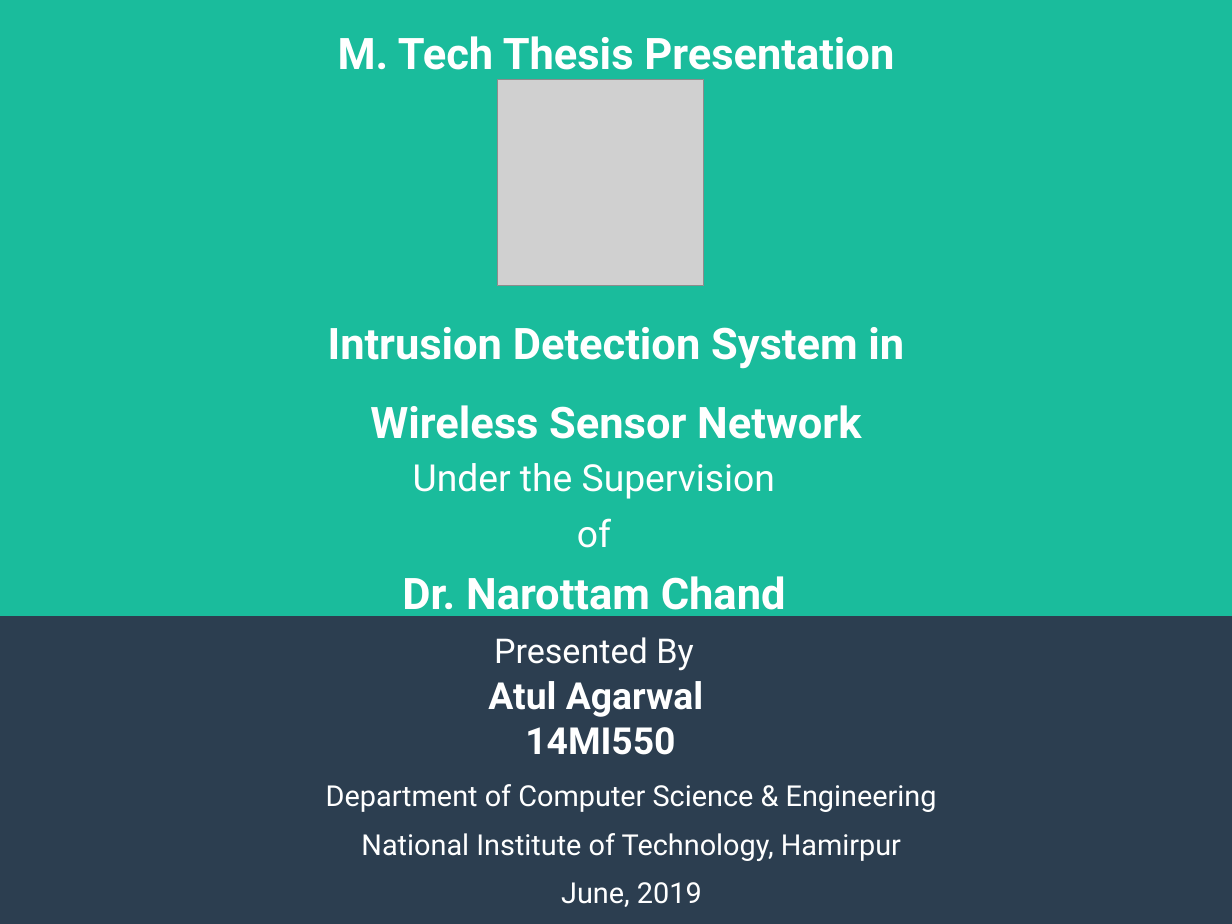
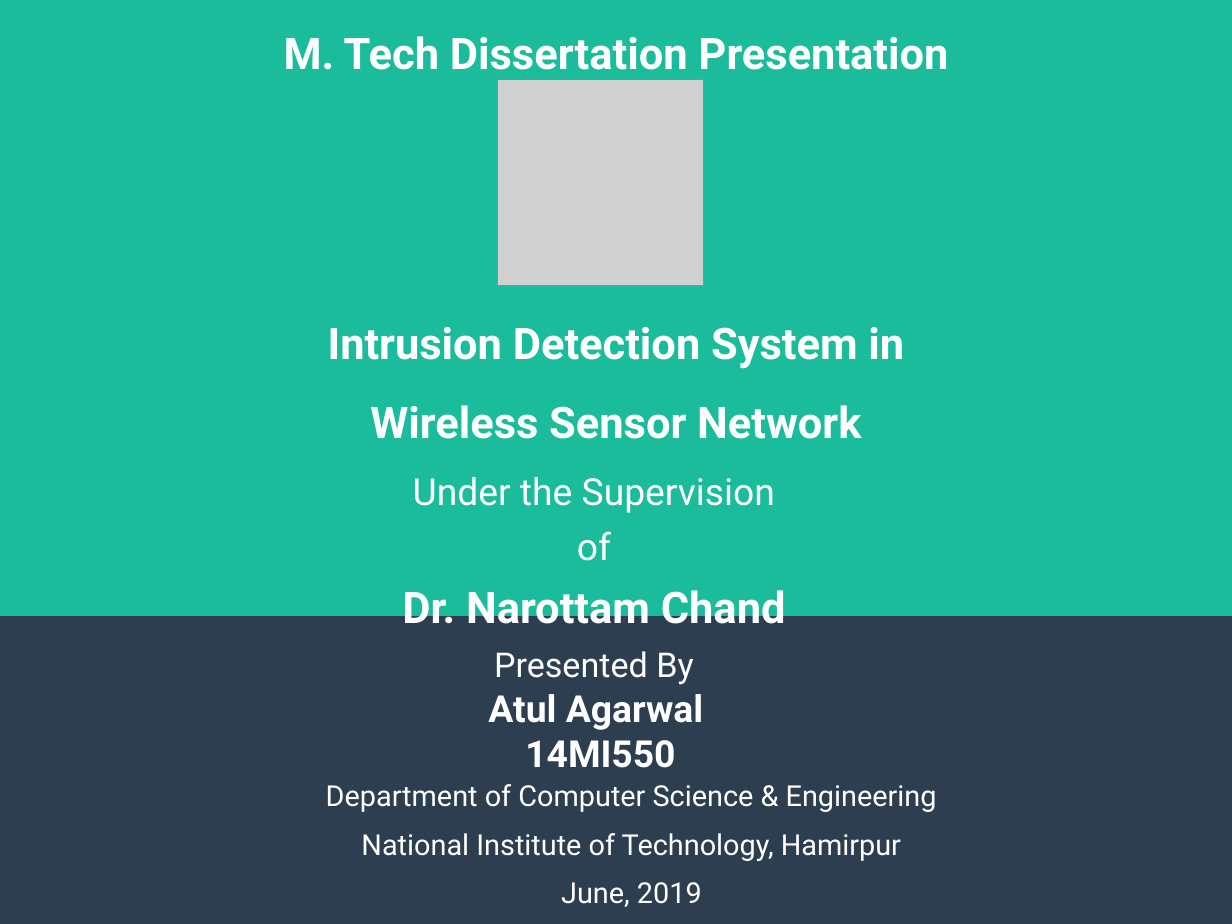
Before and after one commit to mysterious-29/Thesis, a slide deck: slide 1 of PPT/Final.odp. Drawn at 1232x924 pixels with LibreOffice and Linux fonts; fonts in the diff are those of the drawing; grey boxes stand for pictures. Boxes give left, top, right and bottom in pixels: in the first picture for what was removed or moved away, otherwise in the second. Text is boxed around its words. In the diff, an @@ line names an element or a change of style, - is before the commit and + after.

```diff
--- a/PPT/Final.odp
+++ b/PPT/Final.odp
@@ title at (284,36,948,439): text changed @@
-M. Tech Thesis Presentation
-Intrusion Detection System in
-Wireless Sensor Network
+M. Tech Dissertation Presentation
+Intrusion Detection System in
+Wireless Sensor Network
@@ text "Under the Supervision": place and size @@
-text "Under the Supervision" at (402,463,786,671)
+text "Under the Supervision" at (402,477,786,685)
@@ text "Atul Agarwal": place and size @@
-text "Atul Agarwal" at (488,681,703,755)
+text "Atul Agarwal" at (488,694,703,768)
```
Also in this commit, not shown: 6 other slides changed, 7 slides added, 2 slides removed, 3 other files.
